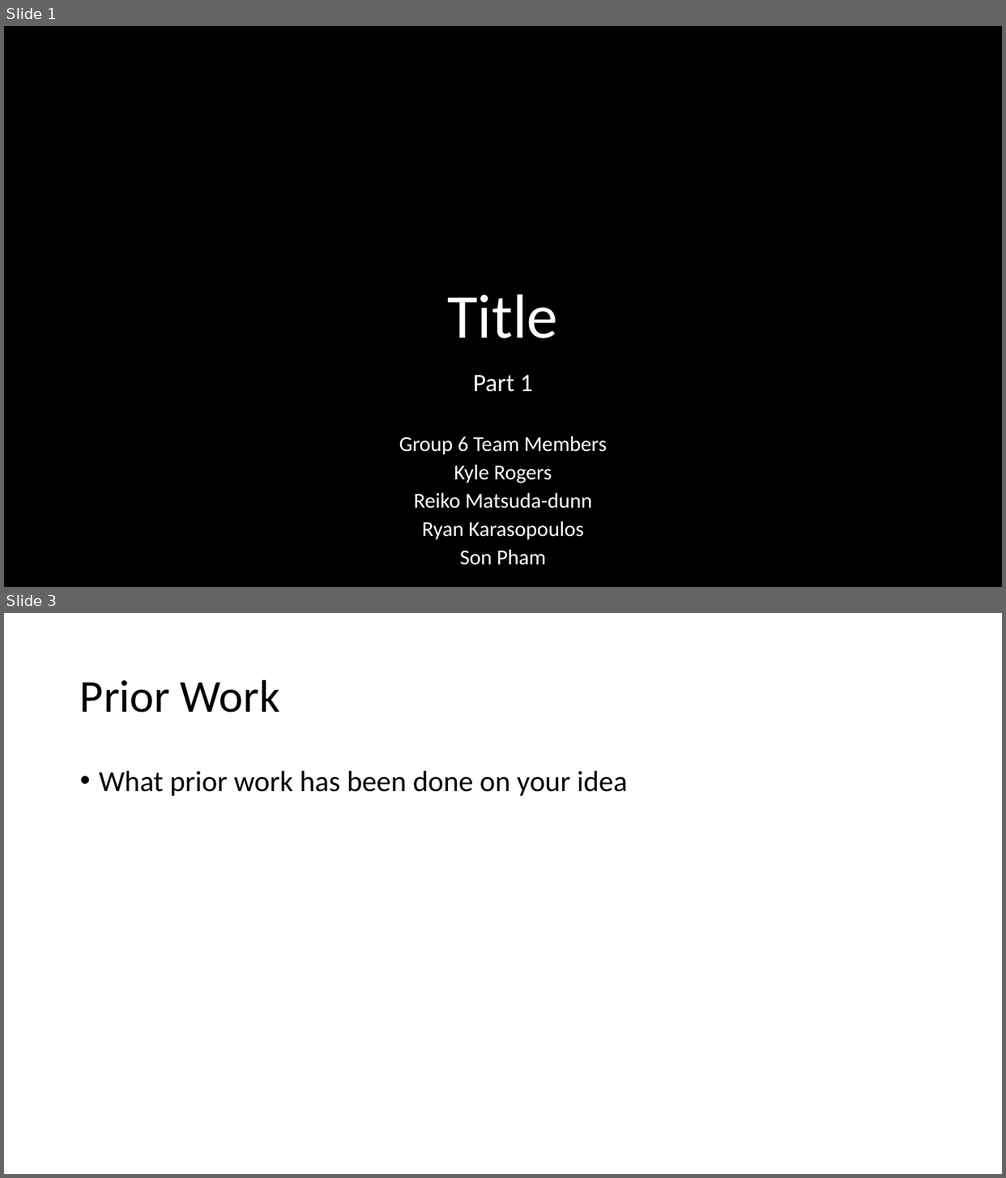
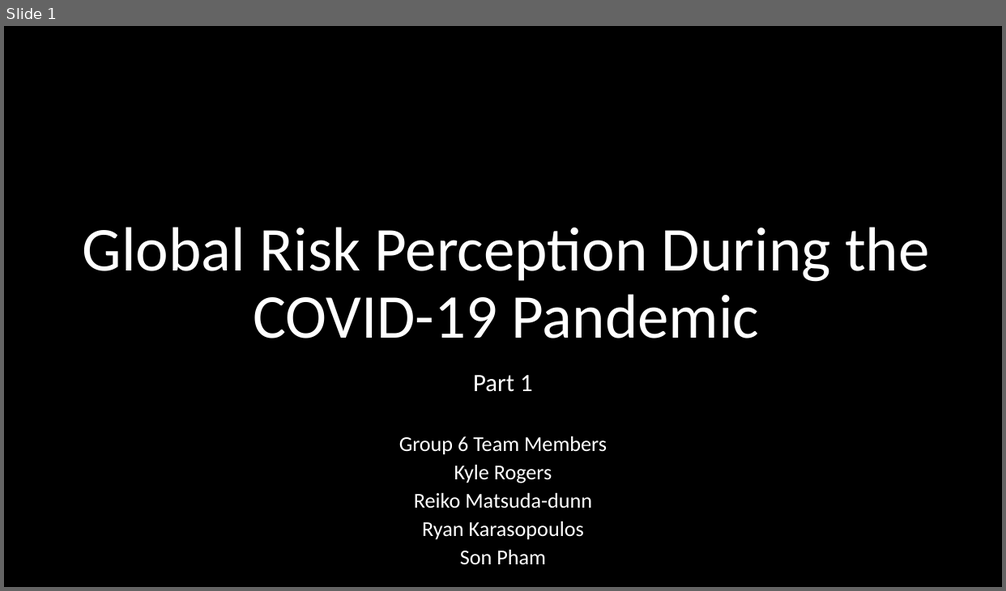
Before and after one commit to snpham/geopolymeric-tribbles, a slide deck: reports/part1_slides.pptx. Shown one above the other, each under a label of ours: slides 1 and 3 before the commit, slide 1 after it; the slides between them are not shown. The pictures are 1006x1178 and 1006x591 pixels, drawn with LibreOffice and Linux fonts; fonts in the diff are those of the drawing; background and template pictures are left out. Boxes give left, top, right and bottom in pixels: in the first picture for what was removed or moved away, otherwise in the second. Text is boxed around its words. In the diff, an @@ line names an element or a change of style, - is before the commit and + after.

```diff
--- a/reports/part1_slides.pptx
+++ b/reports/part1_slides.pptx
@@ slide 3 removed at bbox=[4, 613, 1002, 1174], background #FFFFFF @@
@@ title removed at bbox=[80, 679, 280, 713] @@
-Prior Work
@@ text removed at bbox=[99, 771, 627, 796] @@
-• What prior work has been done on your idea
@@ slide 1 changed as well @@
@@ title added at bbox=[83, 227, 929, 339], 60 pt, text #FFFFFF @@
+Global Risk Perception During the COVID-19 Pandemic
@@ title removed at bbox=[447, 294, 558, 339] @@
-Title
```
Also in this commit, not shown: 5 other slides changed, 1 slide added, 2 other files.
